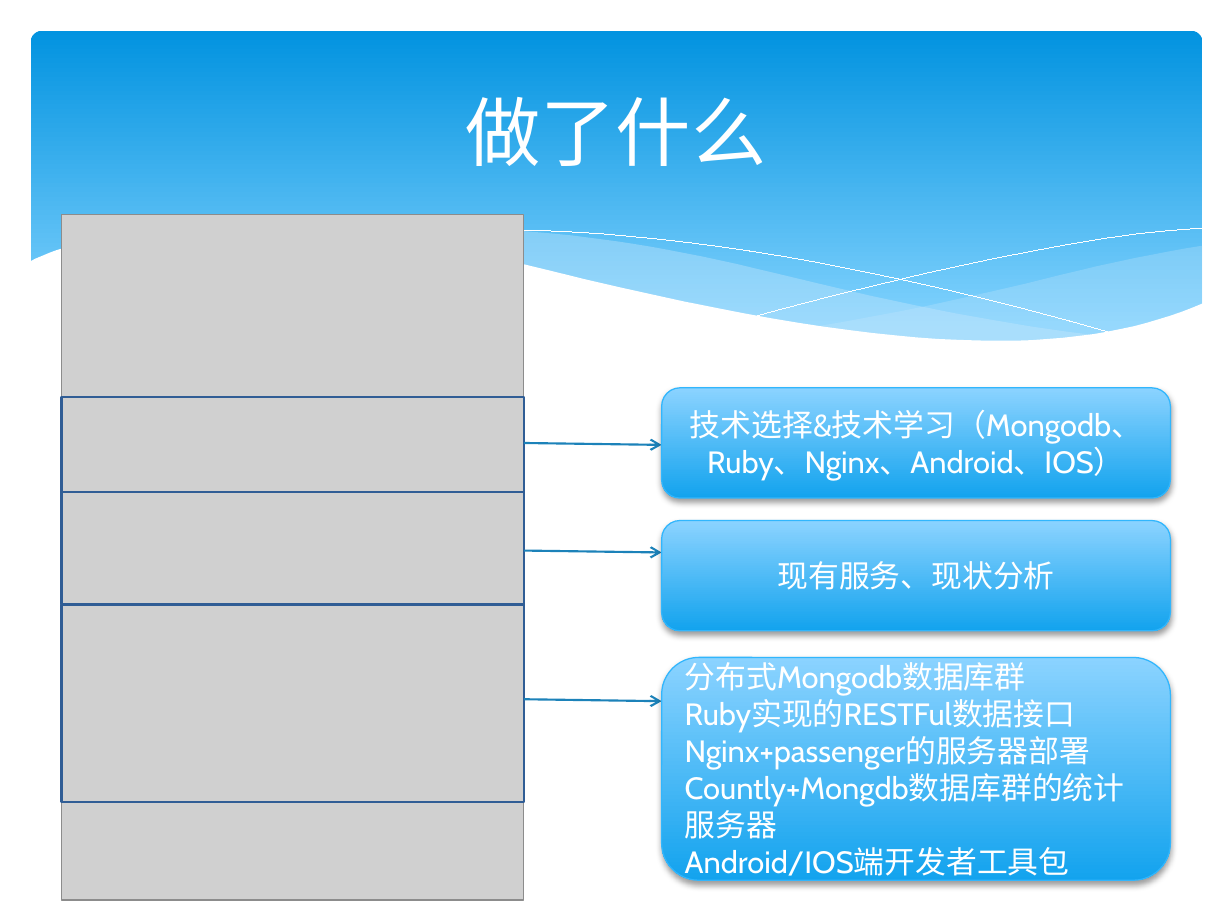
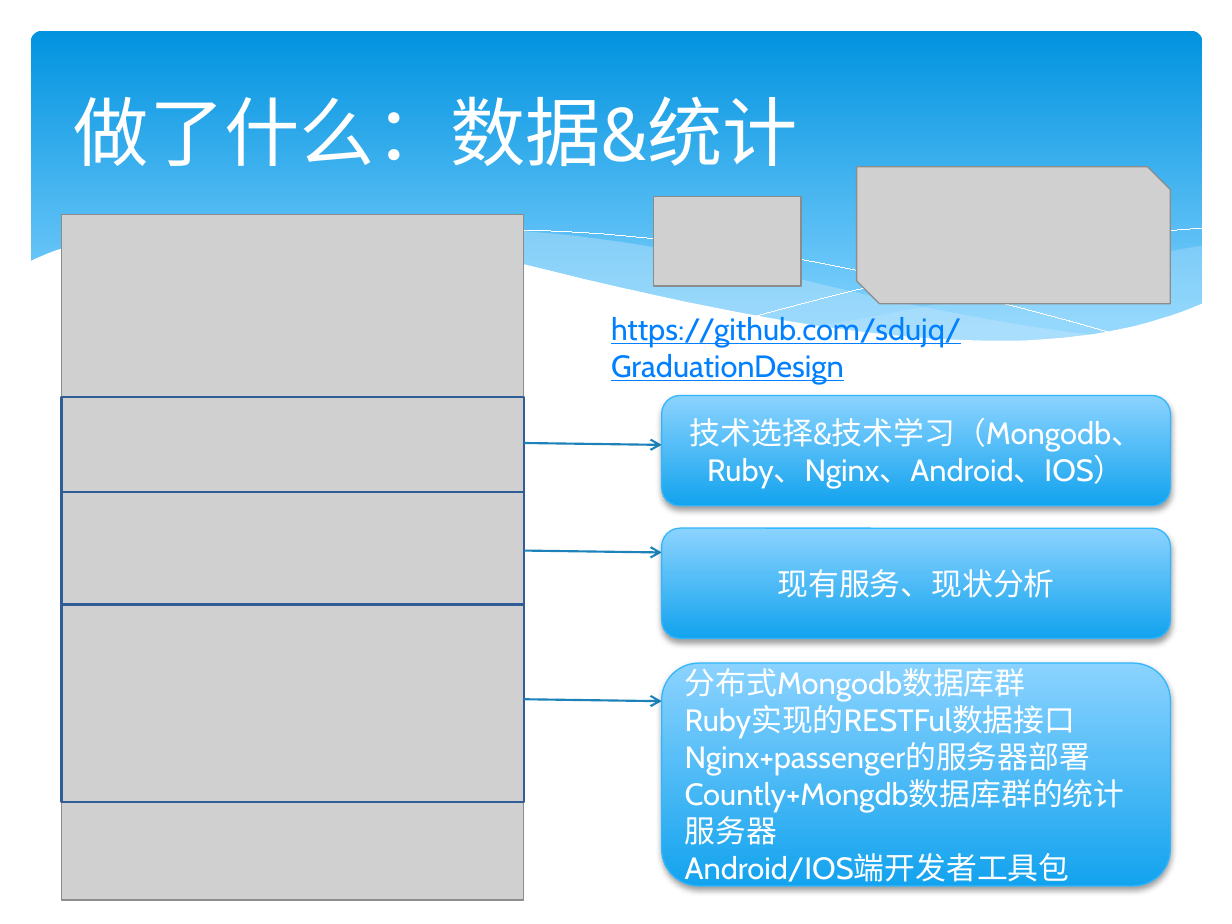
Before and after one commit to sduxzz/GraduationDesign, a slide deck: slide 5 of 毕设Docs/output/ppt.pptx. Drawn at 1232x924 pixels with LibreOffice and Linux fonts; fonts in the diff are those of the drawing; grey boxes stand for pictures. Boxes give left, top, right and bottom in pixels: in the first picture for what was removed or moved away, otherwise in the second. Text is boxed around its words. In the diff, an @@ line names an element or a change of style, - is before the commit and + after.

```diff
--- a/毕设Docs/output/ppt.pptx
+++ b/毕设Docs/output/ppt.pptx
@@ title at bbox=[74, 96, 798, 166]: text changed @@
-做了什么
+做了什么：数据&统计
@@ picture added at bbox=[856, 166, 1170, 303] @@
@@ picture added at bbox=[653, 197, 801, 286] @@
@@ text added at bbox=[611, 314, 961, 384], 18 pt, text #0080FF, underline @@
+https://github.com/sdujq/GraduationDesign
@@ rounded rectangle "技术选择&技术学习（Mongodb、Ruby、Nginx、Android、IOS）": place and size @@
-rounded rectangle "技术选择&技术学习（Mongodb、Ruby、Nginx、Android、IOS）" at bbox=[662, 388, 1170, 499]
+rounded rectangle "技术选择&技术学习（Mongodb、Ruby、Nginx、Android、IOS）" at bbox=[662, 395, 1170, 506]
@@ rounded rectangle "现有服务、现状分析": place and size @@
-rounded rectangle "现有服务、现状分析" at bbox=[662, 521, 1170, 632]
+rounded rectangle "现有服务、现状分析" at bbox=[662, 529, 1170, 639]
@@ rounded rectangle "分布式Mongodb数据库群": place and size @@
-rounded rectangle "分布式Mongodb数据库群" at bbox=[662, 658, 1170, 881]
+rounded rectangle "分布式Mongodb数据库群" at bbox=[662, 663, 1170, 886]
```
Also in this commit, not shown: 2 slides added.
